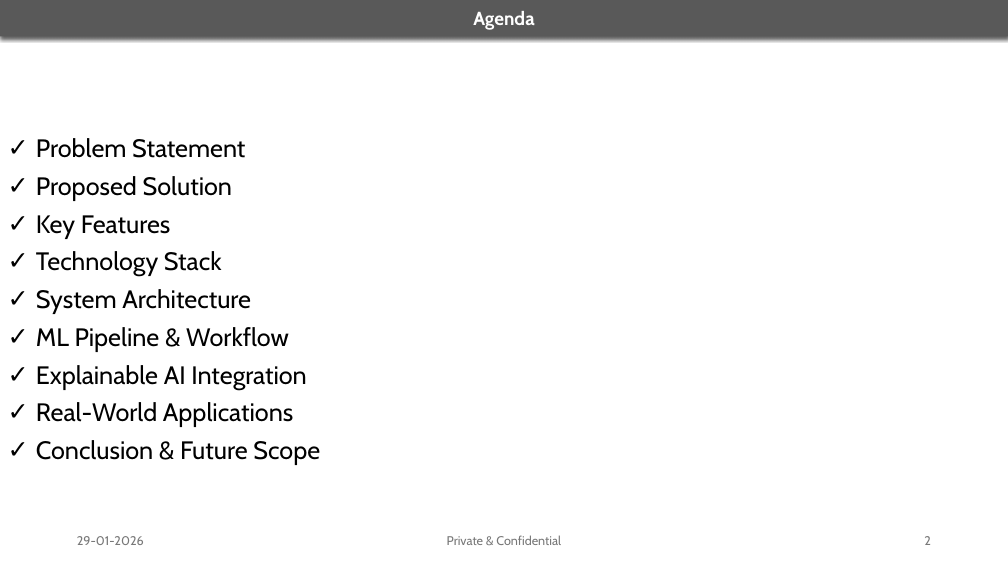
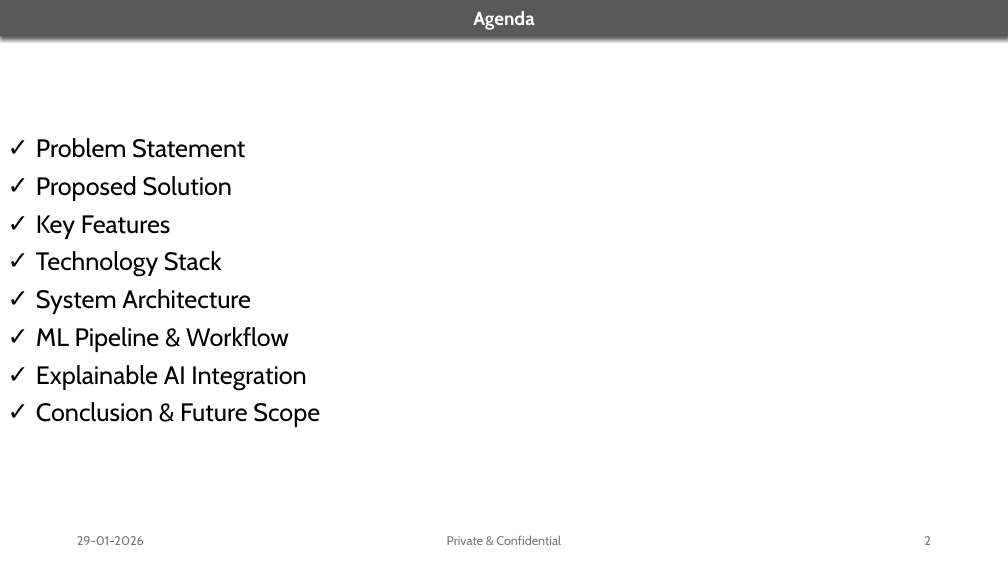
Before and after one commit to Bhanu-Koppadi/consumer-complaints-ml-genai-ntier, a slide deck: slide 2 of docs/reviews/InitialReview.pptx. Drawn at 1008x567 pixels with LibreOffice and Linux fonts; fonts in the diff are those of the drawing. Boxes give left, top, right and bottom in pixels: in the first picture for what was removed or moved away, otherwise in the second. Text is boxed around its words. In the diff, an @@ line names an element or a change of style, - is before the commit and + after.

Commit message:
PPTX

```diff
--- a/docs/reviews/InitialReview.pptx
+++ b/docs/reviews/InitialReview.pptx
@@ text at [36,402,293,427]: paragraph removed @@
-✓ Real-World Applications
```
